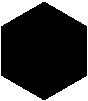
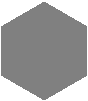
Layer changes from the first w=88, h=101 image to the second:
added layer "frnt" above "Screenshot from 2022-03-21 10-46-32.png" over [1, 2, 87, 100]
